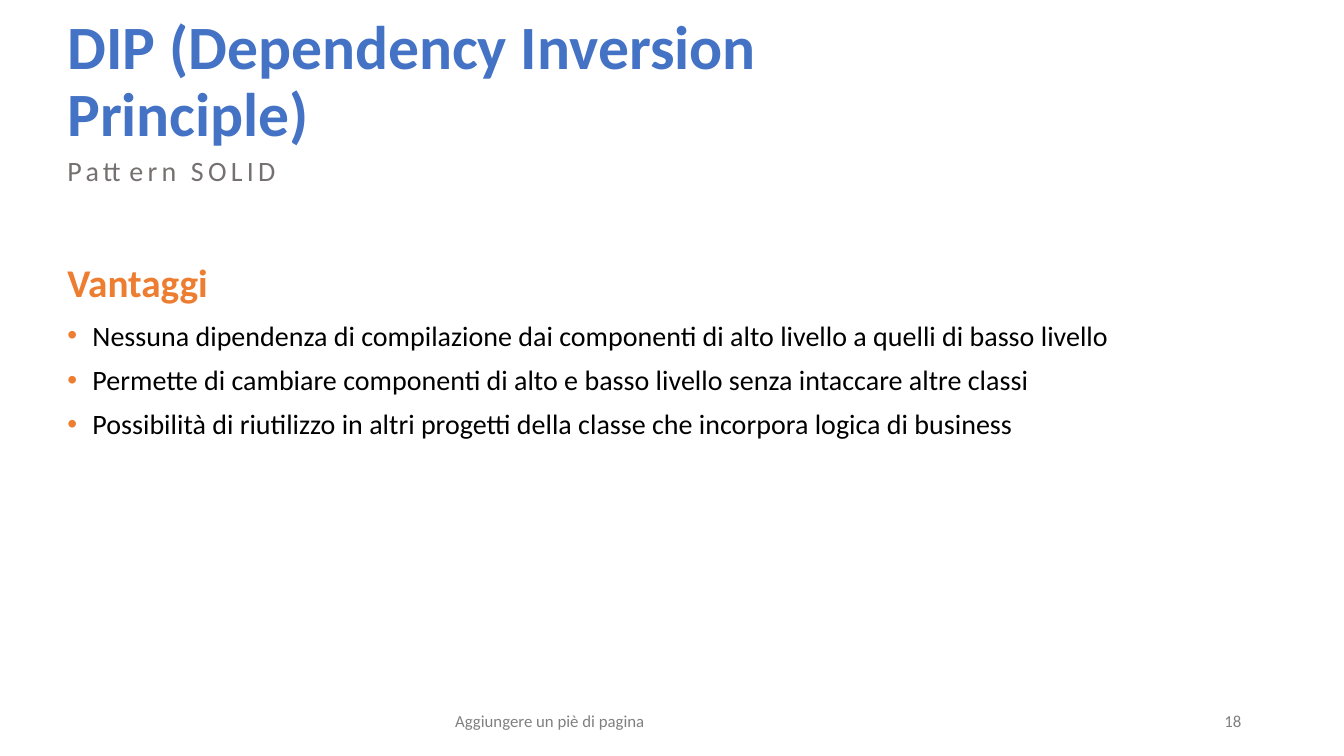
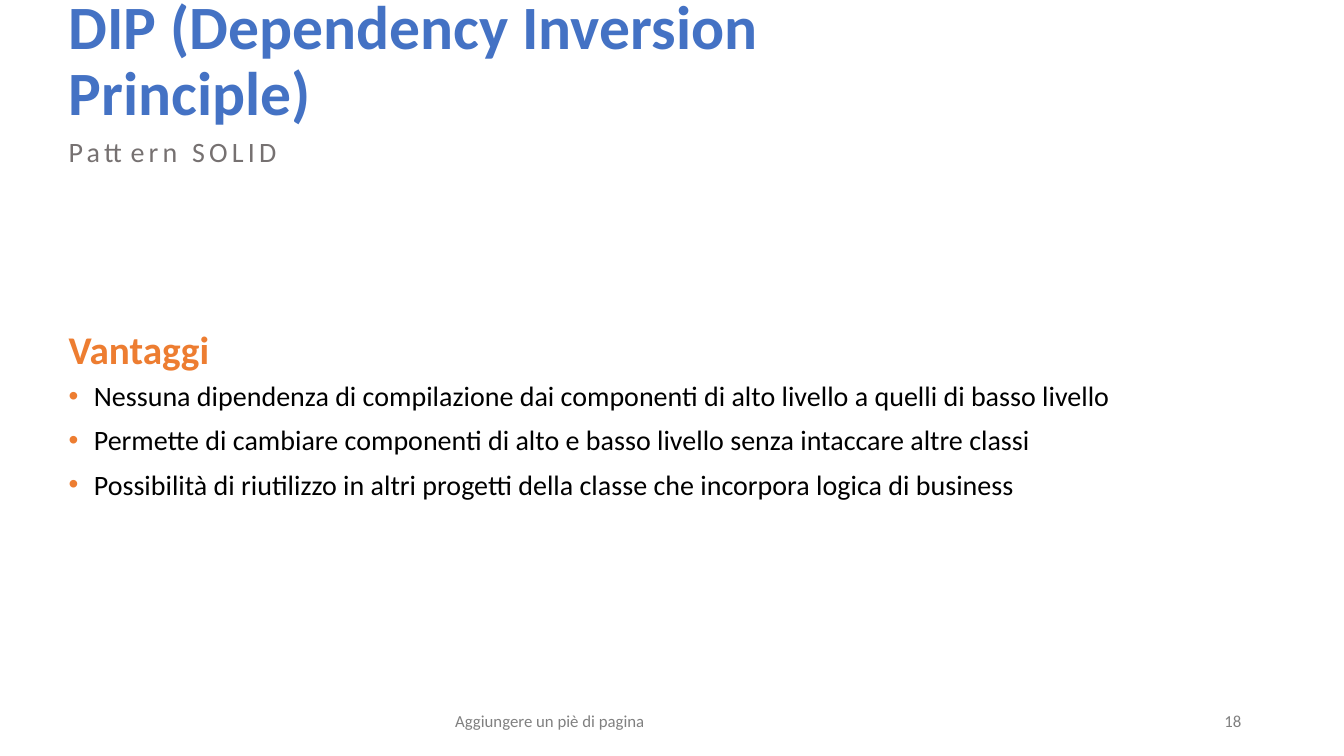
Before and after one commit to salvalai-matteo/EventBookDocumentation, a slide deck: slide 18 of Progetto Ingegneria SW.pptx. Drawn at 1344x756 pixels with LibreOffice and Linux fonts; fonts in the diff are those of the drawing. Boxes give left, top, right and bottom in pixels: in the first picture for what was removed or moved away, otherwise in the second. Text is boxed around its words. In the diff, an @@ line names an element or a change of style, - is before the commit and + after.

```diff
--- a/Progetto Ingegneria SW.pptx
+++ b/Progetto Ingegneria SW.pptx
@@ title "DIP (Dependency Inversion Principle)": place and size @@
-title "DIP (Dependency Inversion Principle)" at [67, 23, 756, 146]
+title "DIP (Dependency Inversion Principle)" at [69, 3, 757, 125]
@@ text "Pattern SOLID": place and size @@
-text "Pattern SOLID" at [57, 152, 870, 220]
+text "Pattern SOLID" at [58, 133, 868, 201]
@@ text "Vantaggi": place and size @@
-text "Vantaggi" at [67, 269, 207, 304]
+text "Vantaggi" at [69, 336, 209, 371]
@@ text "Nessuna dipendenza di compilazione dai ...": place and size @@
-text "Nessuna dipendenza di compilazione dai ..." at [92, 326, 1108, 439]
+text "Nessuna dipendenza di compilazione dai ..." at [94, 386, 1109, 500]
```
Also in this commit, not shown: 26 other slides changed, 1 slide added, 4 slides removed.
